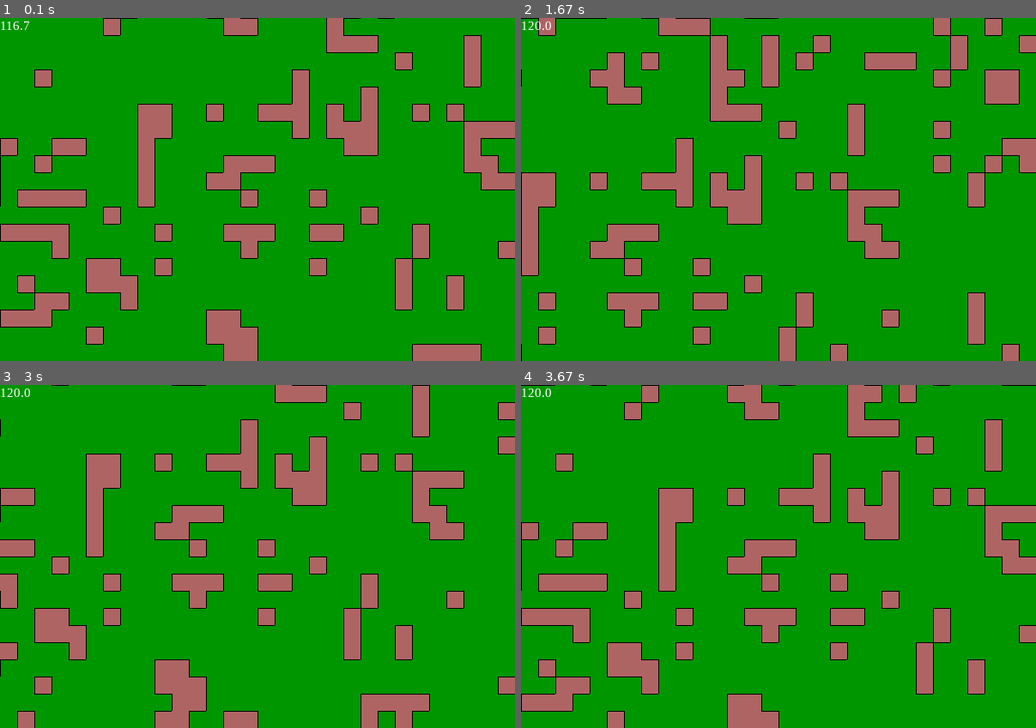
Above: before the commit, frames 1-4 (two rows, left to right).
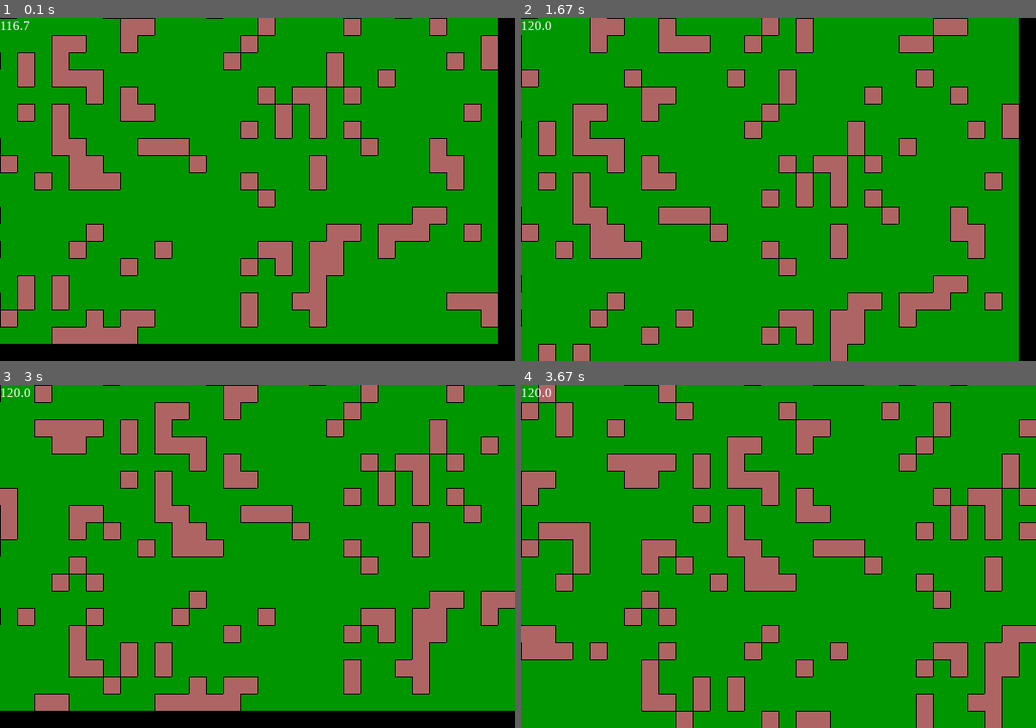
Above: after the commit, the same moments.

Repository: Name6672/python-testing
Game: pygame game, started from block colour grid.py
Same seed, same stepped clock (60 frames per second), same inputs: the game is played once before the commit and once after it.
Inputs (mouse positions are in pixels of both pictures, inside the frame that each line leads up to):
- Up to frame 1 (0.1 s): no input
- Up to frame 2 (1.67 s): hold D 0.33-0.8 s; move the mouse to (757, 203) at 0.37 s; hold W 0.83-1.3 s; move the mouse to (830, 264) at 0.87 s; hold D from 1.33 s (still down); move the mouse to (963, 309) at 1.37 s
- Up to frame 3 (3 s): release D at 1.8 s; hold A 1.83-2.37 s; move the mouse to (133, 487) at 1.87 s; hold S 2.4-2.87 s; move the mouse to (242, 498) at 2.43 s; hold A from 2.9 s (still down); move the mouse to (175, 443) at 2.93 s
- Up to frame 4 (3.67 s): release A at 3.37 s; hold W from 3.4 s (still down); move the mouse to (582, 481) at 3.43 s

The runs differ from the first frame. In frame 1, 38% of the frame differs, in the area x 0-100%, y 0-100%; in frame 2, 34%; in frame 3, 33%; in frame 4, 33%.

Commit message:
fixed up things

Diff:
--- a/block colour grid.py
+++ b/block colour grid.py
@@ -111,8 +111,8 @@
   def update_block_size():
     nonlocal block_size
     block_size = factors_common[block_index]
-  horizontal_blocks = int(120)
-  vertical_blocks = int(80)
+  horizontal_blocks = int(60)
+  vertical_blocks = int(40)
 
   camera_size = camera_width,camera_height = (width/block_size,height/block_size)
 
@@ -146,6 +146,8 @@
   mouse_down = False
   total_blocks,vert_blocks = colour_grid.number_of_blocks()
   hori_blocks = int(total_blocks/vert_blocks)
+
+  outlines = True
 
   # blocks_image = pygame.Surface((600,600))
   # colour_blocks(blocks_image,colour_grid)
@@ -163,16 +165,17 @@
         else:
           block_colour = block_value
         pygame.draw.rect(surf,block_colour,draw_area)
-        neighbours = grid.get_neighbours(block + cam_offset[0] ,col+ cam_offset[1])
-        for neighbour in neighbours:
-          if neighbour.name == 'north' and not block_value == neighbour.value:
-            pygame.draw.line(surf,0x000000,draw_area.topleft,draw_area.topright)
-          if neighbour.name == 'east' and not block_value == neighbour.value:
-            pygame.draw.line(surf,0x000000,draw_area.topright,draw_area.bottomright)
-          if neighbour.name == 'south' and not block_value == neighbour.value:
-            pygame.draw.line(surf,0x000000,draw_area.bottomleft,draw_area.bottomright)
-          if neighbour.name == 'west' and not block_value == neighbour.value:
-            pygame.draw.line(surf,0x000000,draw_area.topleft,draw_area.bottomleft)
+        if outlines:
+          neighbours = grid.get_neighbours(block + cam_offset[0] ,col+ cam_offset[1])
+          for neighbour in neighbours:
+            if neighbour.name == 'north' and not block_value == neighbour.value:
+              pygame.draw.line(surf,0x000000,draw_area.topleft,draw_area.topright)
+            if neighbour.name == 'east' and not block_value == neighbour.value:
+              pygame.draw.line(surf,0x000000,draw_area.topright,draw_area.bottomright)
+            if neighbour.name == 'south' and not block_value == neighbour.value:
+              pygame.draw.line(surf,0x000000,draw_area.bottomleft,draw_area.bottomright)
+            if neighbour.name == 'west' and not block_value == neighbour.value:
+              pygame.draw.line(surf,0x000000,draw_area.topleft,draw_area.bottomleft)
 
 
   camera_pos = (hori_blocks/2,vert_blocks/2)
@@ -257,6 +260,8 @@
           colour_grid = load_grid(GRID_SAVE_FILE)
           total_blocks,vert_blocks = colour_grid.number_of_blocks()
           hori_blocks = int(total_blocks/vert_blocks)
+        elif event.key == pygame.K_o:
+          outlines = not outlines
 
       elif event.type == pygame.QUIT:
         pygame.quit()
